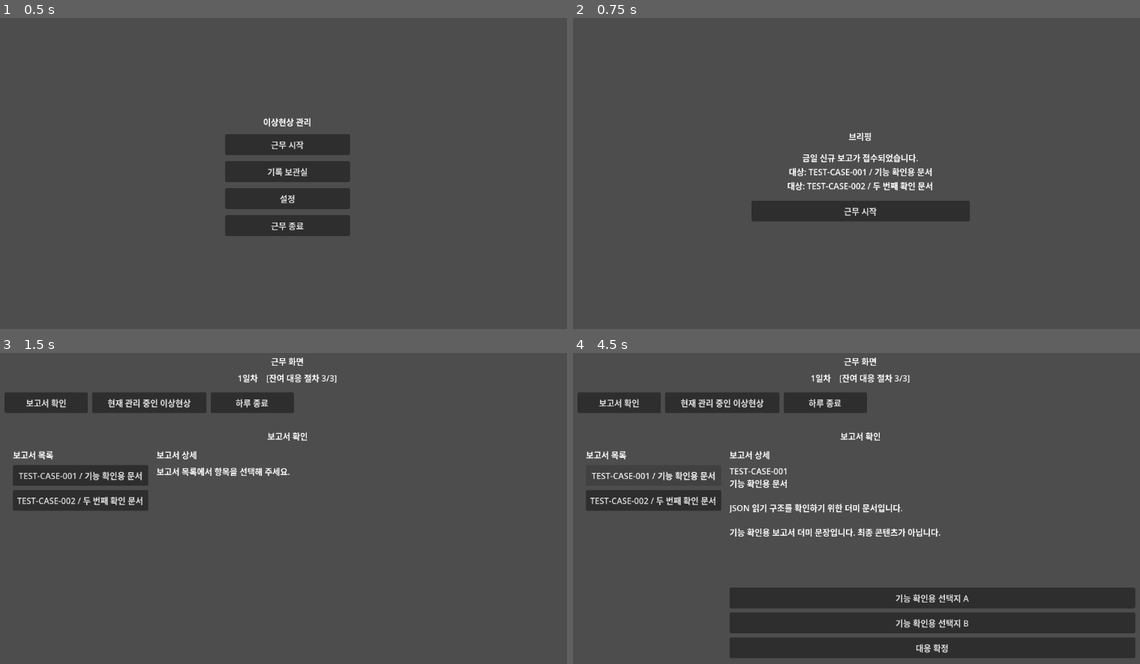
Above: before the commit, frames 1-4 (two rows, left to right).
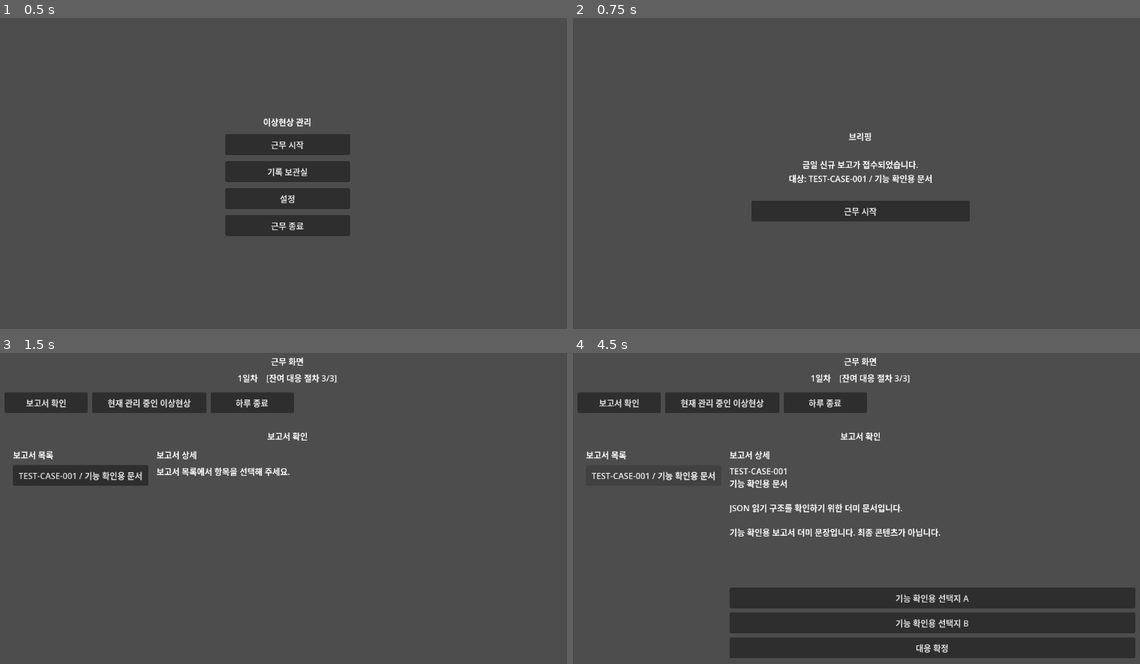
Above: after the commit, the same moments.

Repository: maze4670/AnomalyManagementBranch
Game: Godot game, scene res://scenes/main_menu/MainMenu.tscn
Same seed, same stepped clock (60 frames per second), same inputs: the game is played once before the commit and once after it. The project has no main scene, so this scene is started directly.
Inputs:
- Up to frame 1 (0.5 s): no input
- Up to frame 2 (0.75 s): click "근무 시작" at 0.5 s
- Up to frame 3 (1.5 s): click "근무 시작" at 1.25 s
- Up to frame 4 (4.5 s): click "보고서 확인" at 2 s; click "현재 관리 중인 이상현상" at 2.75 s; click "보고서 확인" at 3.5 s; click "TEST-CASE-001 / 기능 확인용 문서" at 4.25 s

Frame 1 is identical in both runs. In frame 2, 1.4% of the frame differs, in the area x 37-64%, y 43-56%; in frame 3, 1.5%, in the area x 2-27%, y 44-51%; in frame 4, 1.5%.

Commit message:
Introduce test case through day-end flow

Diff:
--- a/scripts/autoload/game_state.gd
+++ b/scripts/autoload/game_state.gd
@@ -13,6 +13,7 @@
 var anomaly_states: Dictionary = get_default_anomaly_states()
 var applied_delay_penalties: Dictionary = {}
 var trust_value: int = 100
+var known_cases: Array = ["case_001"]
 
 
 func reset_for_new_run() -> void:
@@ -27,6 +28,7 @@
 	anomaly_states = get_default_anomaly_states()
 	applied_delay_penalties = {}
 	trust_value = 100
+	known_cases = ["case_001"]
 
 
 func reset_actions_for_new_day() -> void:
@@ -51,8 +53,7 @@
 
 func get_default_active_reports() -> Array:
 	return [
-		{"case_id": "case_001", "node_id": "report_001"},
-		{"case_id": "case_002", "node_id": "report_001"}
+		{"case_id": "case_001", "node_id": "report_001"}
 	]
 
 
@@ -61,6 +62,46 @@
 		"case_001": 0,
 		"case_002": 0
 	}
+
+
+func has_known_case(case_id: String) -> bool:
+	return known_cases.has(case_id)
+
+
+func mark_case_known(case_id: String) -> void:
+	if case_id.is_empty():
+		return
+	if not has_known_case(case_id):
+		known_cases.append(case_id)
+
+
+func get_next_test_case_to_introduce() -> Dictionary:
+	if has_known_case("case_002"):
+		return {}
+
+	return {
+		"case_id": "case_002",
+		"node_id": "report_001"
+	}
+
+
+func introduce_case_report(case_id: String, node_id: String) -> void:
+	if case_id.is_empty() or node_id.is_empty():
+		return
+	if is_report_active(case_id, node_id):
+		mark_case_known(case_id)
+		return
+	if is_report_completed(case_id, node_id):
+		mark_case_known(case_id)
+		return
+
+	active_reports.append({
+		"case_id": case_id,
+		"node_id": node_id
+	})
+	mark_case_known(case_id)
+	if not anomaly_states.has(case_id):
+		anomaly_states[case_id] = 0
 
 
 func make_report_key(case_id: String, node_id: String) -> String:
--- a/scripts/game/day_loop/day_manager.gd
+++ b/scripts/game/day_loop/day_manager.gd
@@ -23,6 +23,7 @@
 		_move_to_ending(scene_tree, "bad")
 		return
 
+	_try_introduce_new_test_case()
 	GameState.advance_day()
 	GameState.reset_actions_for_new_day()
 	var save_manager: Variant = SAVE_MANAGER_SCRIPT.new()
@@ -156,6 +157,20 @@
 	return should_end
 
 
+func _try_introduce_new_test_case() -> void:
+	if GameState.current_day < 1:
+		return
+
+	var next_case_report: Dictionary = GameState.get_next_test_case_to_introduce()
+	if next_case_report.is_empty():
+		return
+
+	GameState.introduce_case_report(
+		str(next_case_report.get("case_id", "")),
+		str(next_case_report.get("node_id", ""))
+	)
+
+
 func _move_to_ending(scene_tree: SceneTree, ending_type: String) -> void:
 	var save_manager: Variant = SAVE_MANAGER_SCRIPT.new()
 	save_manager.apply_ending_to_archive(ending_type, _get_current_run_archive_data())
--- a/scripts/save/save_manager.gd
+++ b/scripts/save/save_manager.gd
@@ -18,7 +18,8 @@
 		"delayed_reports": GameState.delayed_reports,
 		"anomaly_states": GameState.anomaly_states,
 		"applied_delay_penalties": GameState.applied_delay_penalties,
-		"trust_value": GameState.trust_value
+		"trust_value": GameState.trust_value,
+		"known_cases": GameState.known_cases
 	}
 	var json_text: String = JSON.stringify(save_data)
 	var file: FileAccess = FileAccess.open(CURRENT_RUN_SAVE_PATH, FileAccess.WRITE)
@@ -283,11 +284,18 @@
 		GameState.completed_reports = completed_reports as Dictionary
 	else:
 		GameState.completed_reports = {}
+	var known_cases: Variant = save_data.get("known_cases", ["case_001"])
+	if typeof(known_cases) == TYPE_ARRAY:
+		GameState.known_cases = known_cases as Array
+	else:
+		GameState.known_cases = ["case_001"]
+	_ensure_known_cases_for_loaded_reports()
 	var active_reports: Variant = save_data.get("active_reports", GameState.get_default_active_reports())
 	if typeof(active_reports) == TYPE_ARRAY:
 		GameState.active_reports = active_reports as Array
 	else:
 		GameState.active_reports = GameState.get_default_active_reports()
+	_ensure_known_cases_for_loaded_reports()
 	var scheduled_reports: Variant = save_data.get("scheduled_reports", [])
 	if typeof(scheduled_reports) == TYPE_ARRAY:
 		GameState.scheduled_reports = scheduled_reports as Array
@@ -327,3 +335,16 @@
 	for case_id in default_anomaly_states.keys():
 		if not GameState.anomaly_states.has(case_id):
 			GameState.anomaly_states[case_id] = default_anomaly_states[case_id]
+
+
+func _ensure_known_cases_for_loaded_reports() -> void:
+	for report_key in GameState.completed_reports.keys():
+		var key_parts: PackedStringArray = str(report_key).split(":")
+		if key_parts.size() == 2:
+			GameState.mark_case_known(key_parts[0])
+	for active_report in GameState.active_reports:
+		if typeof(active_report) != TYPE_DICTIONARY:
+			continue
+
+		var active_report_data: Dictionary = active_report as Dictionary
+		GameState.mark_case_known(str(active_report_data.get("case_id", "")))
